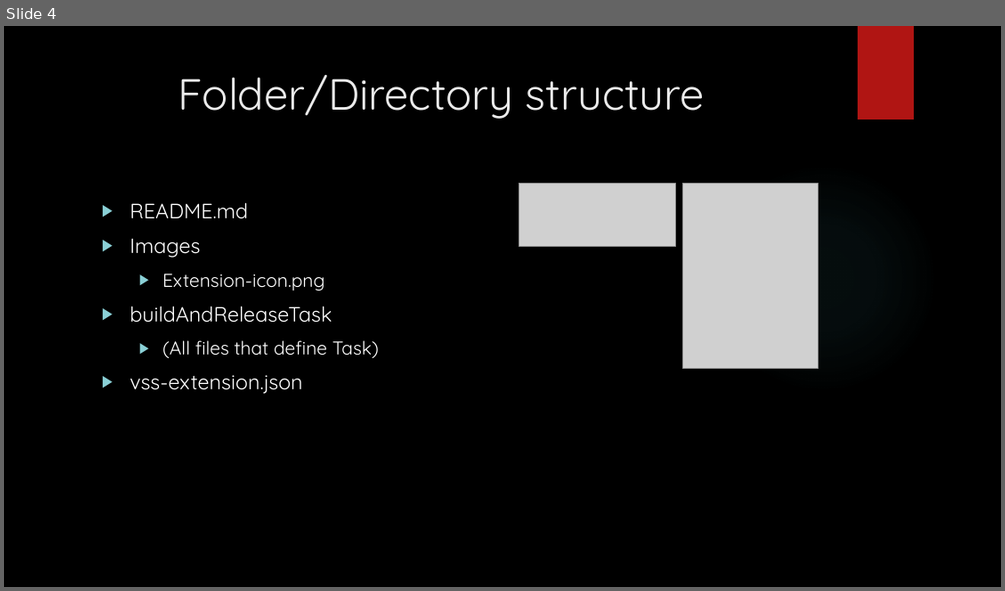
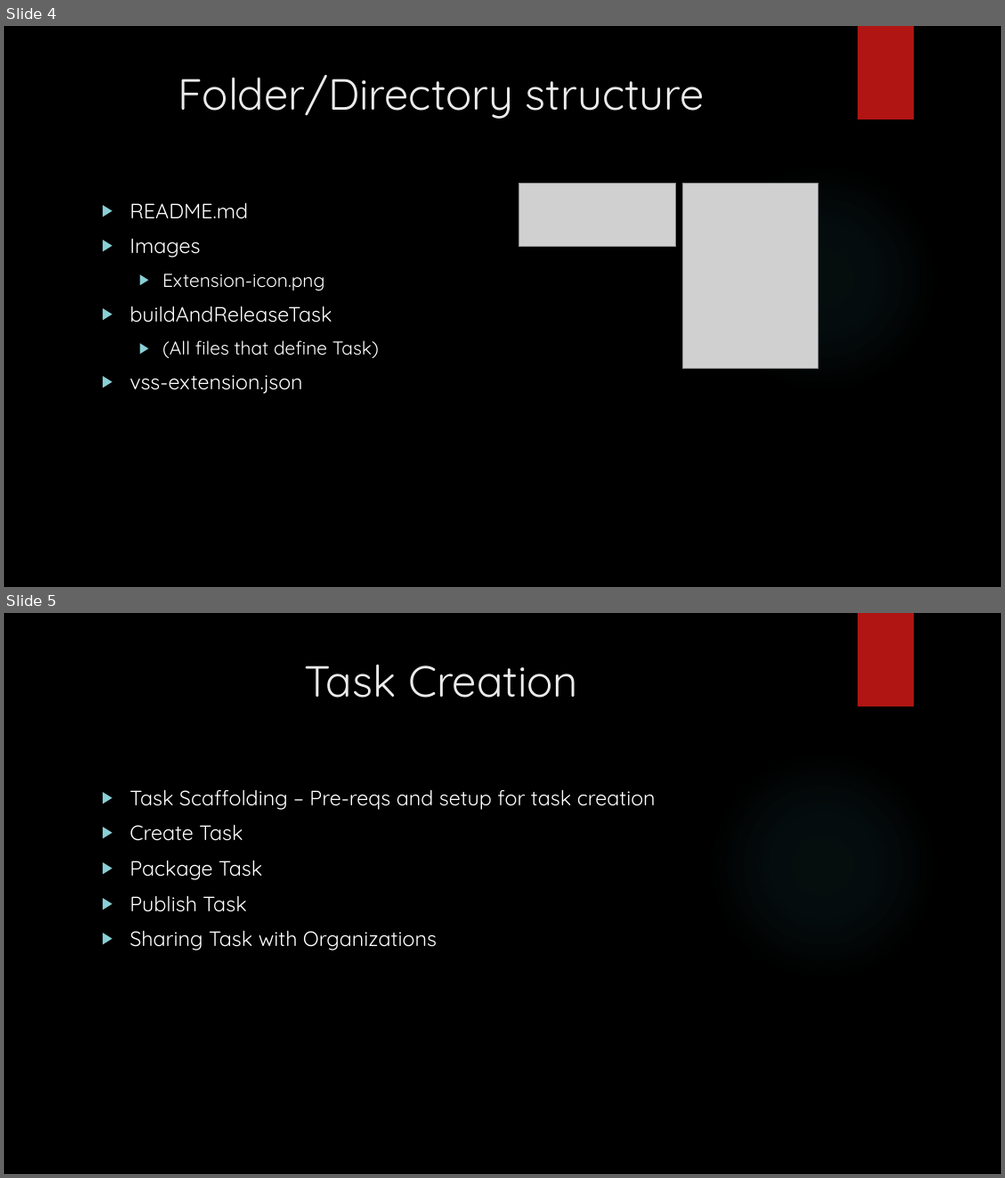
Before and after one commit to jc566/Youtube_Solutions, a slide deck: AzureDevOps_CustomTasks/Etc/Part1/Custom Tasks Intro.pptx. Shown one above the other, each under a label of ours: slide 4 before the commit, slides 4 and 5 after it. The pictures are 1005x591 and 1005x1178 pixels, drawn with LibreOffice and Linux fonts; fonts in the diff are those of the drawing; grey boxes stand for pictures; background and template pictures are left out. Boxes give left, top, right and bottom in pixels: in the first picture for what was removed or moved away, otherwise in the second. Text is boxed around its words. In the diff, an @@ line names an element or a change of style, - is before the commit and + after.

```diff
--- a/AzureDevOps_CustomTasks/Etc/Part1/Custom Tasks Intro.pptx
+++ b/AzureDevOps_CustomTasks/Etc/Part1/Custom Tasks Intro.pptx
@@ slide 5 added at (4, 613, 1001, 1174), background picture (left out); not listed: 2 template elements that a slide beside it also shows @@
@@ title added at (304, 664, 578, 698), 42 pt, text #EBEBEB @@
+Task Creation
@@ text added at (129, 789, 655, 950), 20 pt, text #FFFFFF @@
+▶ Task Scaffolding – Pre-reqs and setup for task creation
+▶ Create Task
+▶ Package Task
+▶ Publish Task
+▶ Sharing Task with Organizations
```
Also in this commit, not shown: 5 other files.
